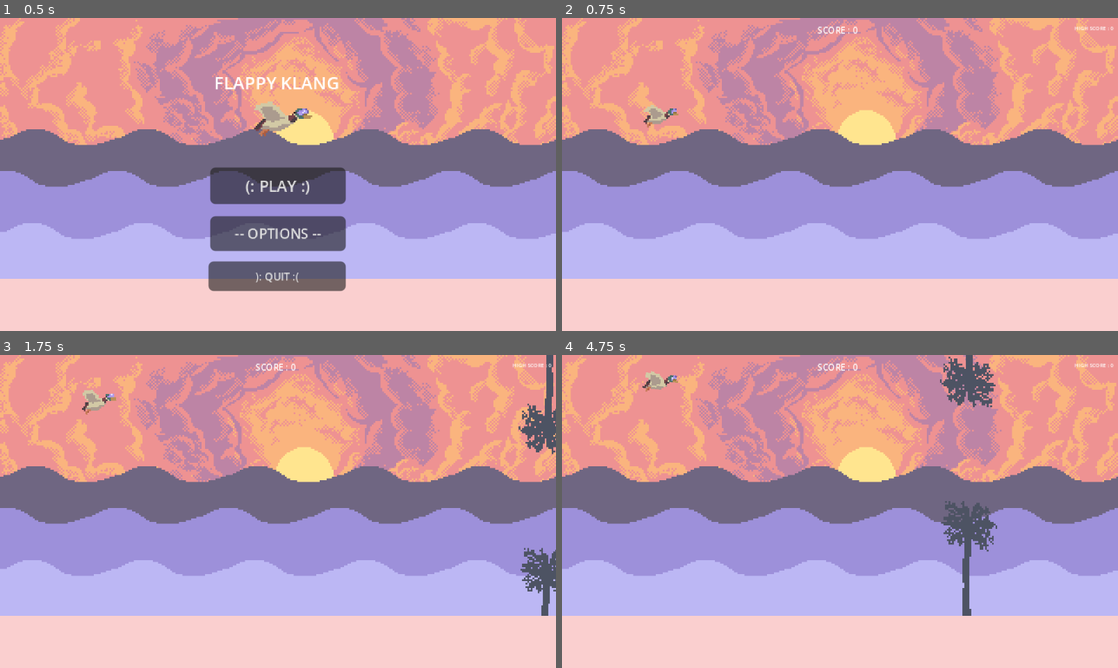
Above: before the commit, frames 1-4 (two rows, left to right).
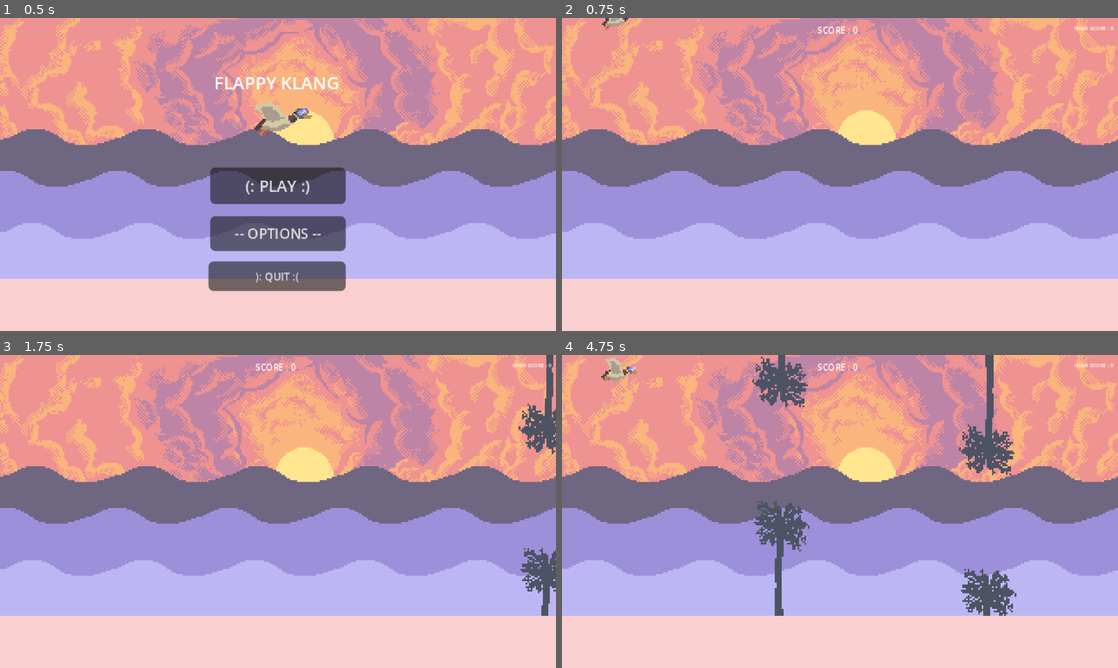
Above: after the commit, the same moments.

Repository: ThatRoucky/FLAPPY-KLANG
Game: Godot game, scene res://scenes/main_menu.tscn
The game is run twice, just before and just after one commit, with the same random seed, the same clock (stepped at 60 frames per second) and the same inputs.
Inputs (mouse positions are in pixels of both pictures, inside the frame that each line leads up to):
- Up to frame 1 (0.5 s): no input
- Up to frame 2 (0.75 s): click "(: PLAY :)" at 0.5 s
- Up to frame 3 (1.75 s): tap Enter at 1.25 s; move the mouse to (400, 495) at 1.27 s; click (400, 495) at 1.52 s
- Up to frame 4 (4.75 s): click (962, 495) at 1.82 s; click (840, 486) at 2.02 s; click (840, 486) at 2.77 s; move the mouse to (728, 527) at 3.52 s; click (728, 527) at 3.77 s; click (728, 527) at 4.07 s; move the mouse to (895, 442) at 4.27 s

Frame 1 is identical in both runs. In frame 2, 0.3% of the frame differs, in the area x 7-21%, y 0-36%; in frame 3, 0.2%; in frame 4, 6.5%, in the area x 7-82%, y 0-84%.

Commit message:
Start pos changed

Diff:
--- a/scenes/bird.gd
+++ b/scenes/bird.gd
@@ -5,7 +5,7 @@
 const FLAP_SPEED : int = -175
 var flying : bool = false
 var falling : bool = false
-const START_POS = Vector2(18, 56)
+const START_POS = Vector2(18, 0)
 
 #called when the node enters the scene for the fist time
 func _ready():
--- a/scenes/bird.tscn
+++ b/scenes/bird.tscn
@@ -68,11 +68,11 @@
 script = ExtResource("1_twsrt")
 
 [node name="AnimatedSprite2D" type="AnimatedSprite2D" parent="."]
-position = Vector2(48, -4)
+position = Vector2(24, -4)
 sprite_frames = SubResource("SpriteFrames_hrcfq")
 animation = &"flying"
 
 [node name="CollisionShape2D" type="CollisionShape2D" parent="."]
-position = Vector2(39, 0)
+position = Vector2(15, 0)
 rotation = 1.5707964
 shape = SubResource("CapsuleShape2D_3po83")
--- a/scenes/main.gd
+++ b/scenes/main.gd
@@ -82,8 +82,6 @@
 		#reset scroll
 		if scroll >= screen_size.x:
 			scroll = 0
-
-
 		#move pipes
 		for pipe in pipes:
 			pipe.position.x -= SCROLL_SPEED
